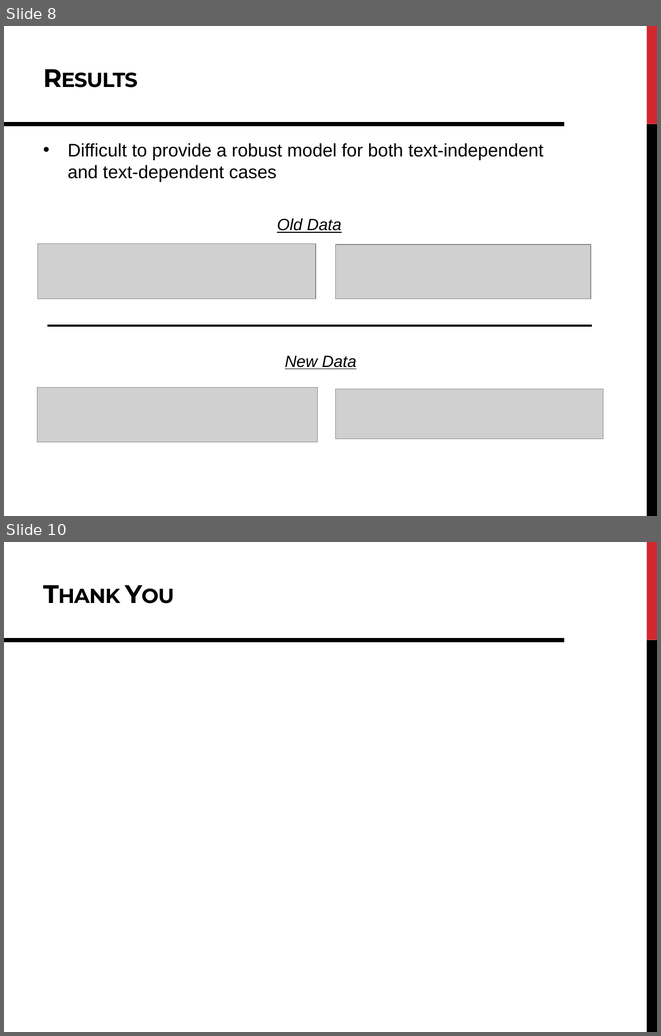
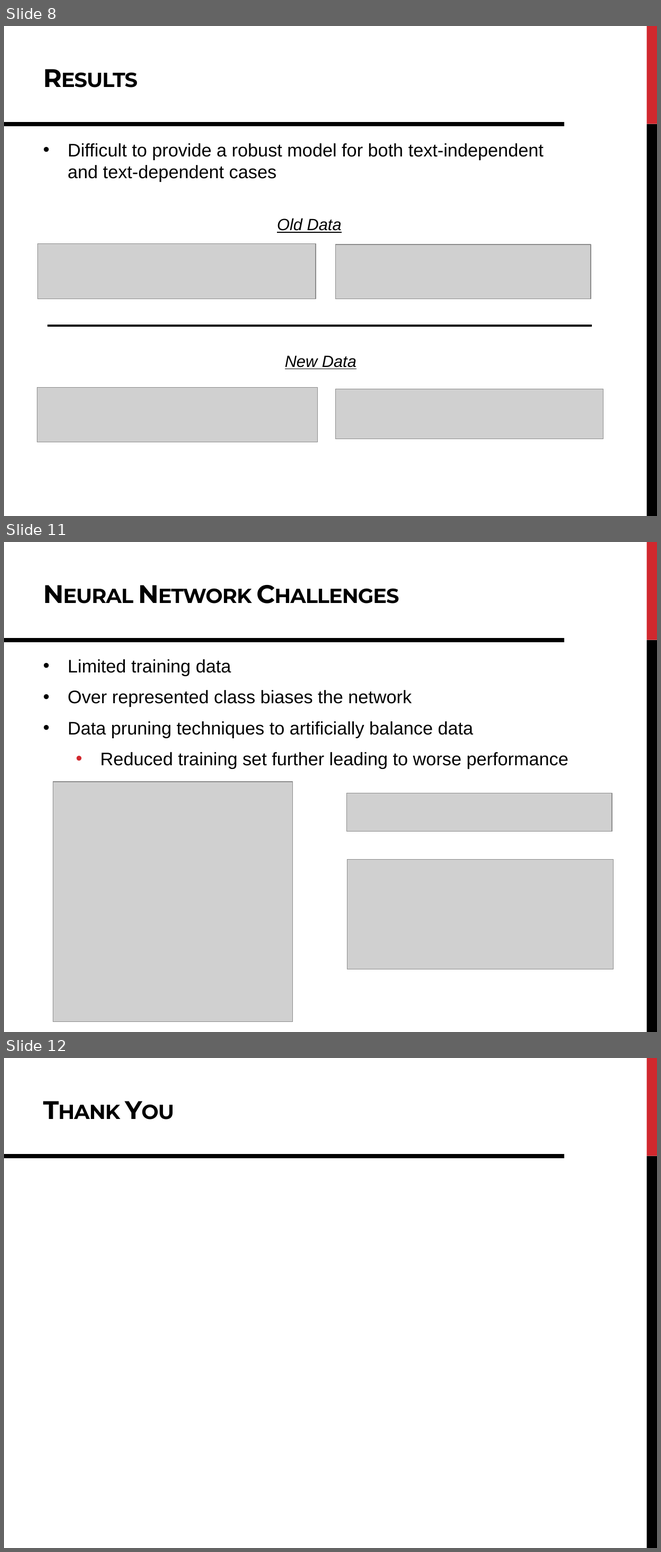
Before and after one commit to DavidRosenwasser/EE_M214A, a slide deck: Report/M214A Project Presentation.pptx. Shown one above the other, each under a label of ours: slides 8 and 10 before the commit, slides 8, 11 and 12 after it; the slides between them are not shown. The pictures are 661x1036 and 661x1552 pixels, drawn with LibreOffice and Linux fonts; fonts in the diff are those of the drawing; grey boxes stand for pictures. Boxes give left, top, right and bottom in pixels: in the first picture for what was removed or moved away, otherwise in the second. Text is boxed around its words. In the diff, an @@ line names an element or a change of style, - is before the commit and + after.

Commit message:
Add files via upload
added nn slides

```diff
--- a/Report/M214A Project Presentation.pptx
+++ b/Report/M214A Project Presentation.pptx
@@ slide 11 added at box(4, 542, 657, 1032), background #FFFFFF; not listed: 2 template elements that a slide beside it also shows @@
@@ line added from (4, 640) to (564, 640), #000000 4.5 pt @@
@@ text added at box(68, 659, 568, 768), 20 pt, text #000000 @@
+• Limited training data
+• Over represented class biases the network
+  • Data pruning techniques to artificially balance data
+  • Reduced training set further leading to worse performance
@@ title added at box(348, 690, 412, 704), 28 pt, text #000000, bold, small capitals @@
+Neural Network Challenges
@@ picture added at box(53, 782, 293, 1021) @@
@@ picture added at box(347, 793, 612, 831) @@
@@ picture added at box(347, 859, 613, 969) @@
@@ what was slide 10 is now slide 12 @@
```
Also in this commit, not shown: 2 other slides added, 1 slide removed.
